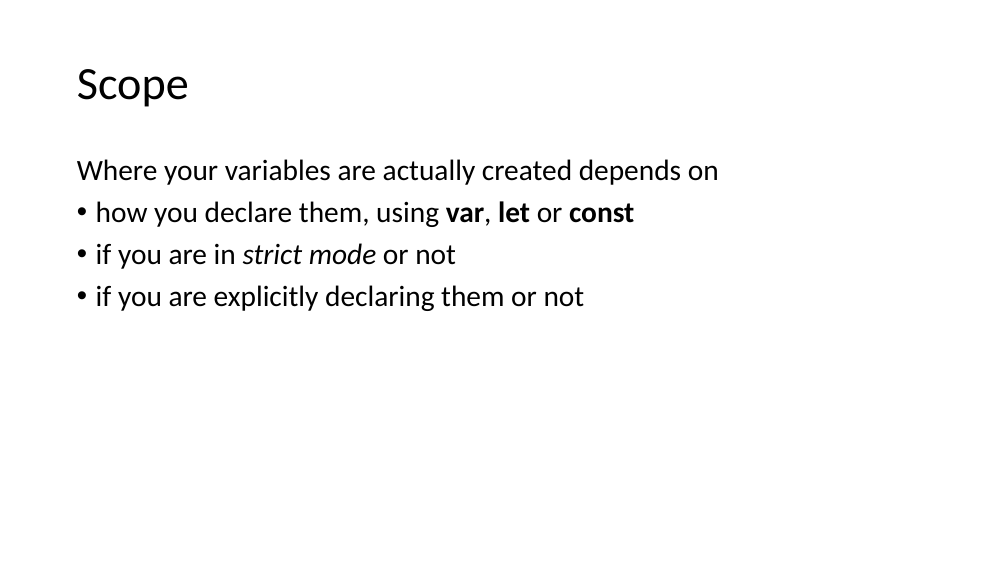
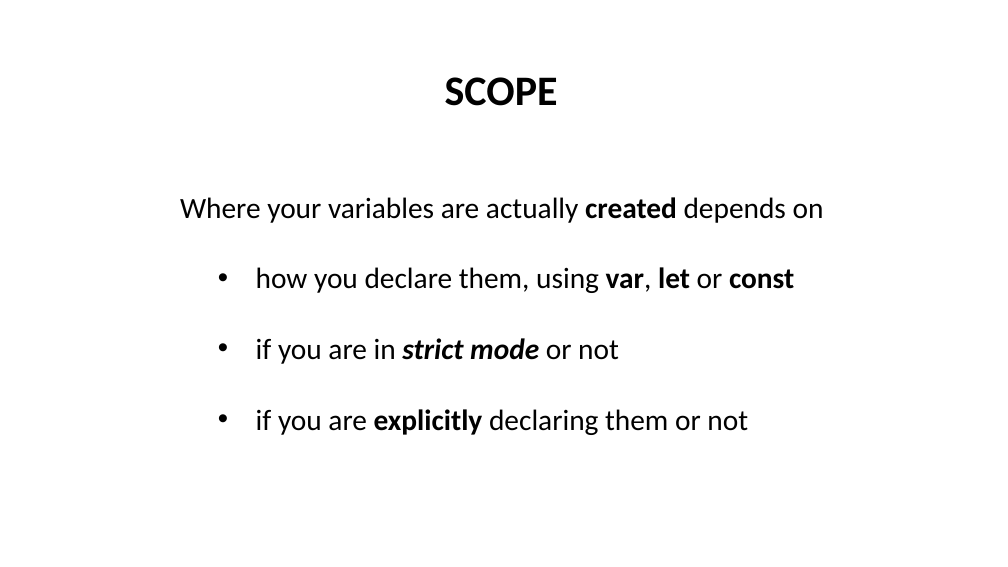
Before and after one commit to NickNaso/nodejs-tsw-2017, a slide deck: slide 16 of slides/nodejs-from-zero-to-hero.pptx (slide 17 before the commit). Drawn at 1008x567 pixels with LibreOffice and Linux fonts; fonts in the diff are those of the drawing. Boxes give left, top, right and bottom in pixels: in the first picture for what was removed or moved away, otherwise in the second. Text is boxed around its words. In the diff, an @@ line names an element or a change of style, - is before the commit and + after.

```diff
--- a/slides/nodejs-from-zero-to-hero.pptx
+++ b/slides/nodejs-from-zero-to-hero.pptx
@@ text "SCOPE" at box(445, 77, 558, 106): vertical alignment middle to top @@
@@ text at box(445, 77, 558, 106): text changed; size 44 to 40 pt; bold on @@
-Scope
+SCOPE
@@ text "Where your variables are actually ...": place and size @@
-text "Where your variables are actually ..." at box(77, 159, 719, 311)
+text "Where your variables are actually ..." at box(180, 197, 824, 435)
@@ text "Where your variables are actually ..." at box(180, 197, 824, 435): bold on in "created", "strict mode", "explicitly"; line spacing 0.9 to 1; less space between paragraphs; list level 1 to 2 in "how you declare them, using ..."; list level 1 to 2 in "if you are in strict ..."; list level 1 to 2 in "if you are explicitly declaring ..." @@
```
Also in this commit, not shown: 11 other slides changed, 7 slides added, 8 slides removed, 1 other file.
